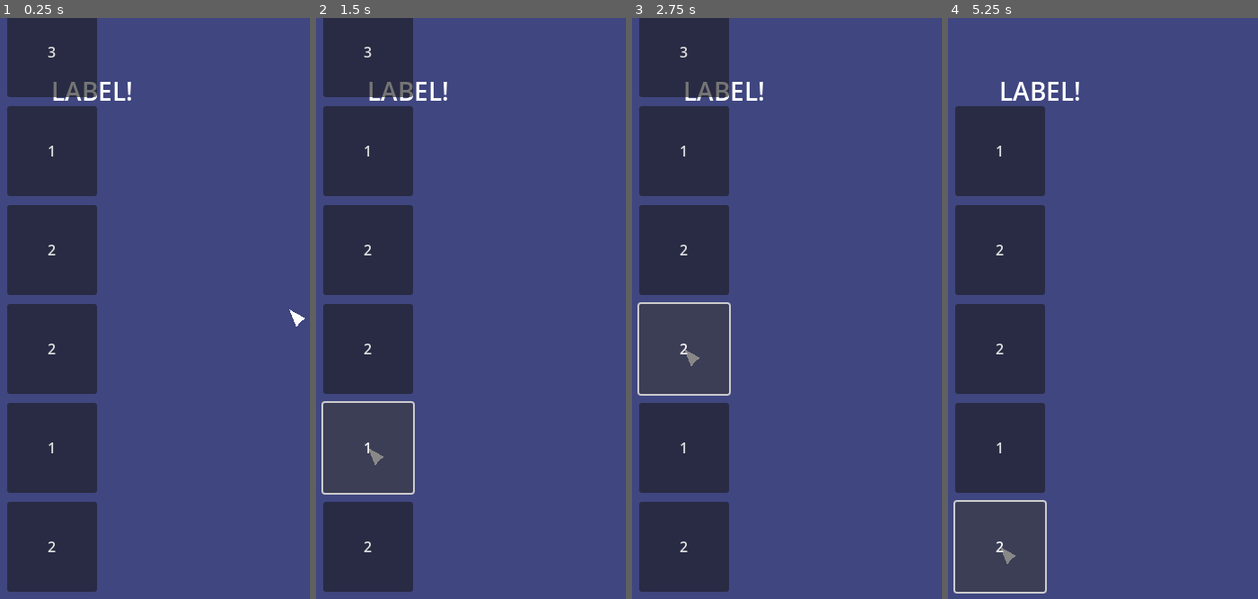
Above: before the commit, frames 1-4 (left to right).
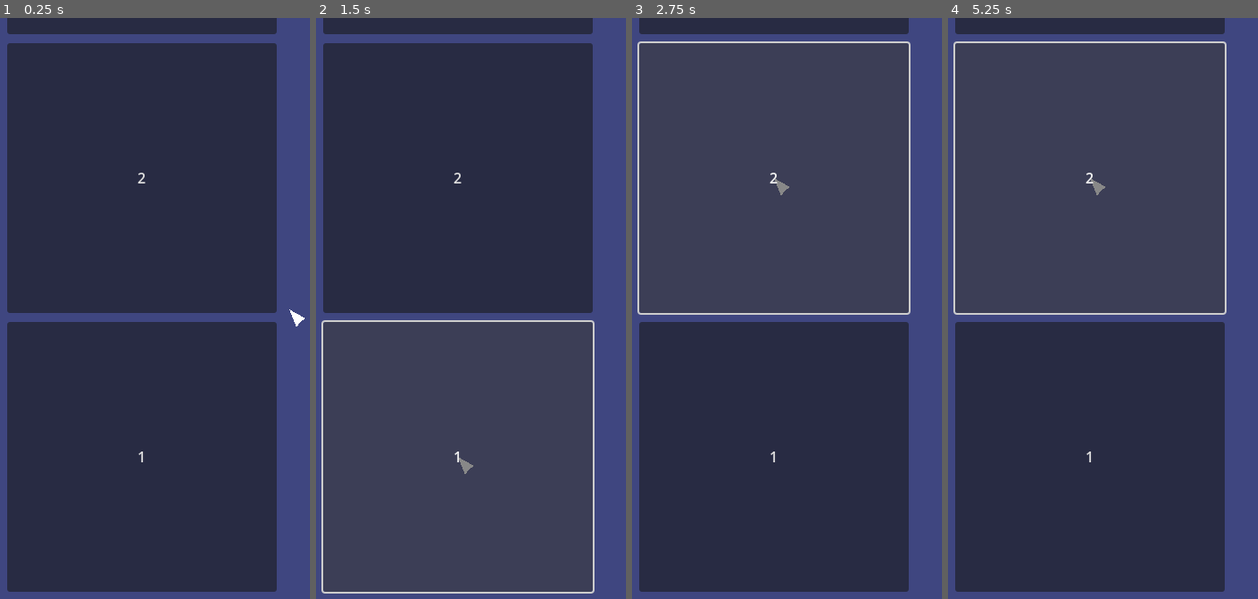
Above: after the commit, the same moments.

Repository: OleksandrLevchuk/Combine-Three
Game: Godot game, scene res://main.tscn
Two runs of this game, one before a commit and one after it. Both use one fixed random seed, a clock stepped at 60 frames per second and the inputs below.
Inputs (mouse positions are in pixels of both pictures, inside the frame that each line leads up to):
- Up to frame 1 (0.25 s): no input
- Up to frame 2 (1.5 s): click "2" at 0.5 s; click "1" at 1.25 s
- Up to frame 3 (2.75 s): click "2" at 2 s
- Up to frame 4 (5.25 s): click "2" at 2.75 s; click "1" at 3.5 s; click (1000, 52) at 4.25 s, where only the run before the commit has a clickable "3"; click "2" at 5 s

The runs differ from the first frame. In frame 1, 59% of the frame differs, in the area x 2-90%, y 0-99%; in frame 2, 60%; in frame 3, 60%; in frame 4, 63%, in the area x 1-90%, y 0-100%.

Commit message:
added proper tile spapping

Diff:
--- a/main.tscn
+++ b/main.tscn
@@ -7,22 +7,49 @@
 script/source = "extends Control
 
 
-var column := [ 2, 1, 2, 2, 1, 3, 4, 5 ] # масив з якого створюватимемо плитки в колонці
+var column := [ 1, 2, 3, 4, 5 ] # масив з якого створюватимемо плитки в колонці
 var tile_scene := preload(\"res://tile.tscn\") # берем зразок плитки
 var GRID_GAP := 10 # відстань між плитками
 @onready var GRID_SIZE :int = tile_scene.instantiate().size.x # розмір плиток
 @onready var SCREEN_BOTTOM := DisplayServer.window_get_size().y # низ екрана
+var tiles: Array
 
 
 func _ready(): # тут починається гра
 	for i in column.size(): # ідемо циклом по кожному елементі в масиві
 		var tile: Button = tile_scene.instantiate() #створює плитку
+		tile.id = column[i]
+		tile.row = i
 		tile.text = str( column[i] ) #ставить текст плитки на число з масива
 		# задати положення плитки, відступивши 10 пікс зліва і знизу екрана
 		tile.position = Vector2( GRID_GAP, SCREEN_BOTTOM - GRID_GAP )
 		# відступити вверх на стільки клітинок, який номер в масиві
 		tile.position.y -= i * ( GRID_GAP + GRID_SIZE )
 		add_child( tile ) #додає плитку в дерево об'єктів
+		tiles.push_back( tile )
+
+func on_tile_moved( row, direction ):
+	var lower_id = row
+	if direction==\"DOWN\":
+		lower_id = row-1
+	if lower_id < 0:
+		print(\"reached the bottom\")
+		return
+	var upper_id = row
+	if direction==\"UP\":
+		upper_id = row+1
+	if upper_id > tiles.size() - 1:
+		print(\"reached the ceiling\")
+		return
+	print([\"moved\", row, direction ])
+	var lower_tile = tiles[lower_id]
+	var upper_tile = tiles[upper_id]
+	lower_tile.position.y -= GRID_SIZE + GRID_GAP
+	upper_tile.position.y += GRID_SIZE + GRID_GAP
+	lower_tile.row += 1
+	upper_tile.row -= 1
+	tiles[ lower_id ] = upper_tile
+	tiles[ upper_id ] = lower_tile
 "
 
 [sub_resource type="GDScript" id="GDScript_c442r"]
@@ -56,7 +83,7 @@
 script = SubResource("GDScript_1wurf")
 metadata/_edit_lock_ = true
 
-[node name="Button7" parent="." instance=ExtResource("1_l7wyt")]
+[node name="Tile" parent="." instance=ExtResource("1_l7wyt")]
 visible = false
 layout_mode = 0
 
@@ -74,12 +101,3 @@
 polygon = PackedVector2Array(-5, -4, -4, -5, 0, -6, 4, -5, 5, -4, 6, 0, 5, 4, 4, 5, 0, 6, -4, 5, -5, 4, -6, 0)
 script = SubResource("GDScript_38kav")
 metadata/_edit_lock_ = true
-
-[node name="Label" type="Label" parent="."]
-layout_mode = 0
-offset_left = 59.0
-offset_top = 62.0
-offset_right = 150.0
-offset_bottom = 104.0
-theme_type_variation = &"HeaderLarge"
-text = "LABEL!"
--- a/tile.tscn
+++ b/tile.tscn
@@ -2,20 +2,30 @@
 
 [sub_resource type="GDScript" id="GDScript_i7gq5"]
 script/source = "extends Button
+var id: int
+var row: int
 var offset: Vector2
 var initial_position: Vector2
 @onready var MAX_DESTROY_DISTANCE = size.x
+signal moved
 
 
 func _ready():
+	moved.connect(get_parent().on_tile_moved)
 	set_process( false )
 	position.y -= size.y
 
 
 func _process( _delta ):
 	position = get_global_mouse_position() - offset
-	if position.distance_to(initial_position) > MAX_DESTROY_DISTANCE:
-		_on_button_up()
+	if position.distance_to(initial_position) > MAX_DESTROY_DISTANCE * 0.8:
+		var direction = \"UP\"
+		if initial_position.y < position.y:
+			direction = \"DOWN\"
+		position = initial_position
+		initial_position = Vector2.ZERO
+		moved.emit( row, direction )
+		set_process( false )
 
 
 func _on_button_down():
@@ -25,17 +35,14 @@
 
 
 func _on_button_up():
+	if initial_position != Vector2.ZERO:
+		position = initial_position
 	set_process( false )
-	for node in get_tree().get_nodes_in_group(\"Tiles\"):
-		if node != self and position.distance_to( node.position ) < MAX_DESTROY_DISTANCE:
-			node.queue_free()
-			queue_free()
-	position = initial_position
 "
 
 [node name="Button" type="Button" groups=["Tiles"]]
-offset_right = 100.0
-offset_bottom = 100.0
+offset_right = 300.0
+offset_bottom = 300.0
 text = "123"
 script = SubResource("GDScript_i7gq5")
 
Binary file changed: docs/index.apple-touch-icon.png
Binary file changed: docs/index.icon.png
Not shown, changed: docs/index.html
Not shown, changed: docs/index.pck
